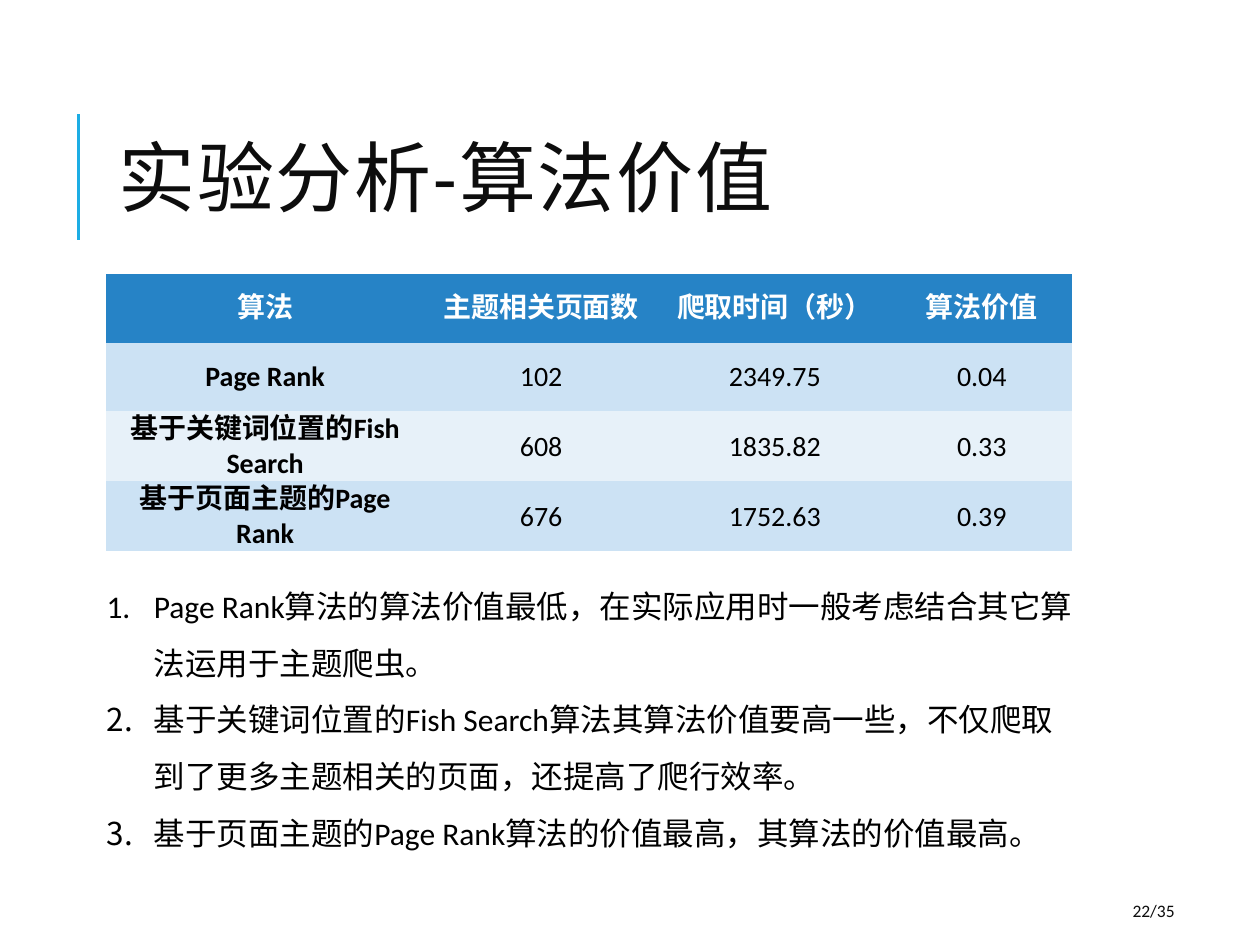
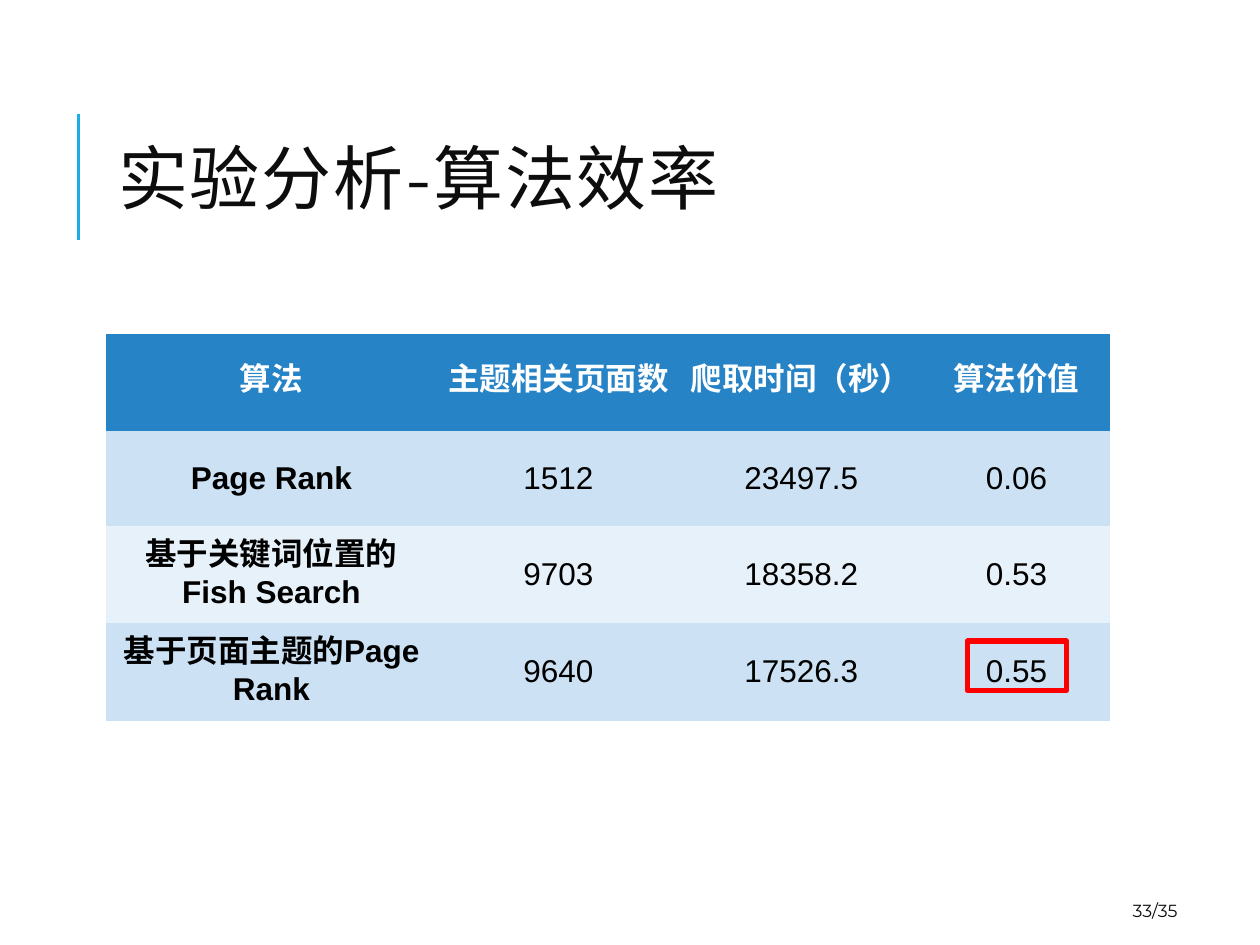
Before and after one commit to winniehajing/paper, a slide deck: slide 33 of 2012223040119-Defense-20150515-goahead.pptx (slide 22 before the commit). Drawn at 1260x945 pixels with LibreOffice and Linux fonts; fonts in the diff are those of the drawing. Boxes give left, top, right and bottom in pixels: in the first picture for what was removed or moved away, otherwise in the second. Text is boxed around its words. In the diff, an @@ line names an element or a change of style, - is before the commit and + after.

```diff
--- a/2012223040119-Defense-20150515-goahead.pptx
+++ b/2012223040119-Defense-20150515-goahead.pptx
@@ title at [118, 145, 718, 210]: text changed; size 44 to 40 pt; font Calibri to Montserrat @@
-实验分析-算法价值
+实验分析-算法效率
@@ table at [106, 334, 1111, 721] @@
-row 2: Page Rank | 102 | 2349.75 | 0.04
+row 2: Page Rank | 1512 | 23497.5 | 0.06
-row 3: 基于关键词位置的Fish Search | 608 | 1835.82 | 0.33
+row 3: 基于关键词位置的Fish Search | 9703 | 18358.2 | 0.53
-row 4: 基于页面主题的Page Rank | 676 | 1752.63 | 0.39
+row 4: 基于页面主题的Page Rank | 9640 | 17526.3 | 0.55
@@ size 16 to 18 pt, font Calibri to Arial in "算法", "主题相关页面数", "爬取时间（秒）", "算法价值" and 3 more places @@
@@ table: place and size @@
-table at [106, 275, 1071, 552]
+table at [106, 334, 1111, 721]
@@ text removed at [154, 591, 1073, 851] @@
-1. Page Rank算法的算法价值最低，在实际应用时一般考虑结合其它算法运用于主题爬虫。
-2. 基于关键词位置的Fish Search算法其算法价值要高一些，不仅爬取到了更多主题相关的页面，还提高了爬行效率。
-3. 基于页面主题的Page Rank算法的价值最高，其算法的价值最高。
@@ rectangle added at [968, 641, 1067, 690], outline #FF0000 3 pt @@
@@ page number at [1133, 902, 1178, 919]: text changed; font Calibri to Montserrat @@
-22/35
+33/35
```
Also in this commit, not shown: 27 other slides changed, 13 slides added, 3 slides removed, 2 other files.
